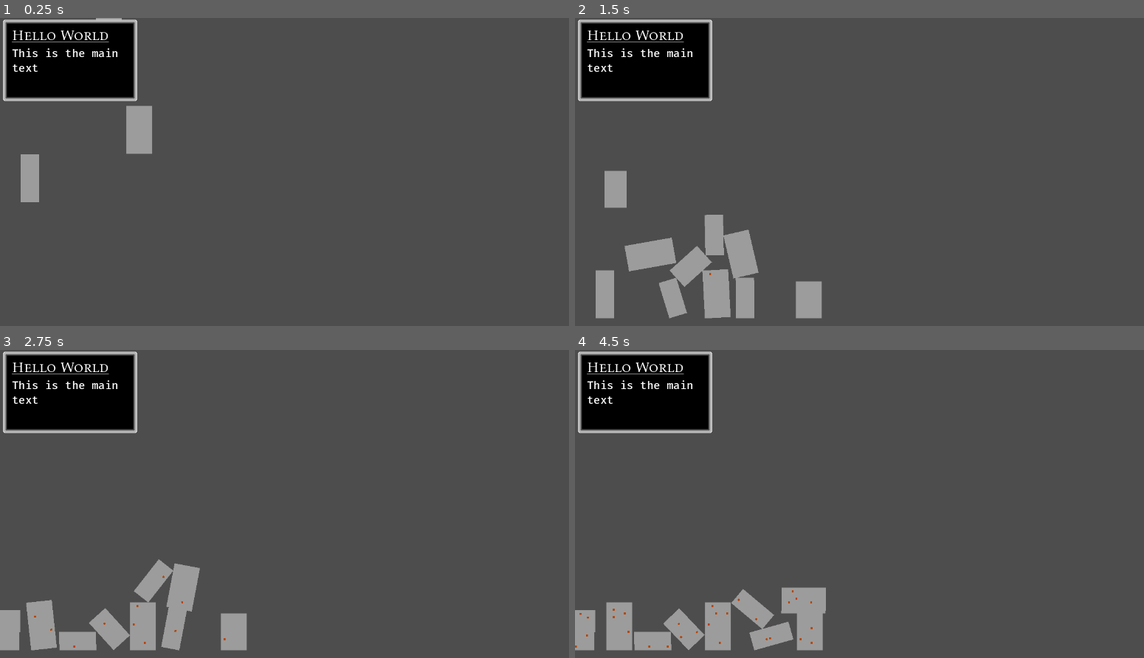
Above: before the commit, frames 1-4 (two rows, left to right).
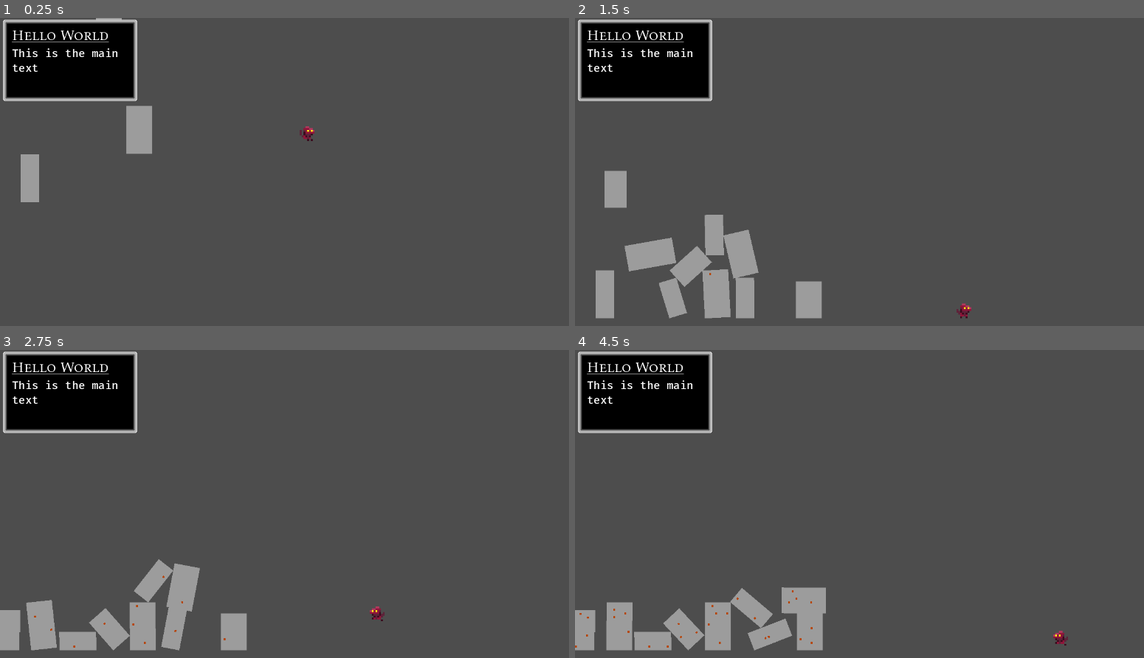
Above: after the commit, the same moments.

Repository: bjornarprytz/goodzilla
Game: Godot game, scene res://main.tscn
Two runs of this game, one before a commit and one after it. Both use one fixed random seed, a clock stepped at 60 frames per second and the inputs below.
Inputs (mouse positions are in pixels of both pictures, inside the frame that each line leads up to):
- Up to frame 1 (0.25 s): no input
- Up to frame 2 (1.5 s): move the mouse to (1001, 165) at 0.52 s; hold Up (ui_up) 0.53-1.28 s; hold Right (ui_right) from 0.53 s (still down); click (1001, 165) at 0.67 s; move the mouse to (751, 199) at 1.27 s; tap Up (ui_up) at 1.35 s; click (751, 199) at 1.42 s
- Up to frame 3 (2.75 s): tap Up (ui_up) at 1.52, 1.82 s; move the mouse to (352, 442) at 2.02 s; release Right (ui_right) at 2.03 s; hold Left (ui_left) from 2.03 s (still down); hold Up (ui_up) from 2.03 s (still down); click (352, 442) at 2.17 s
- Up to frame 4 (4.5 s): move the mouse to (842, 581) at 2.77 s; release Left (ui_left) at 2.78 s; release Up (ui_up) at 2.78 s; hold Right (ui_right) 2.78-4.28 s; tap Up (ui_up) at 2.85, 3.02, 3.32, 4.35 s; click (842, 581) at 2.92 s; move the mouse to (1047, 565) at 3.52 s; hold Up (ui_up) 3.53-4.28 s; click (1047, 565) at 3.67 s; move the mouse to (694, 467) at 4.27 s; hold Left (ui_left) from 4.28 s (still down); click (694, 467) at 4.42 s

The runs differ from the first frame. In frame 1, less than 0.1% of the frame differs, in the area x 52-56%, y 35-40%; in frame 2, less than 0.1%; in frame 3, 0.1%; in frame 4, 0.3%, in the area x 5-87%, y 77-98%.

Commit message:
Character movement

Diff:
--- a/src/game.tscn
+++ b/src/game.tscn
@@ -1,6 +1,7 @@
-[gd_scene load_steps=3 format=3 uid="uid://vuse4byfrc4k"]
+[gd_scene load_steps=4 format=3 uid="uid://vuse4byfrc4k"]
 
 [ext_resource type="Script" path="res://game.gd" id="1_ikkha"]
+[ext_resource type="PackedScene" uid="uid://blewnknkud5e2" path="res://player/goodzilla.tscn" id="2_h2c03"]
 
 [sub_resource type="WorldBoundaryShape2D" id="WorldBoundaryShape2D_fc8qd"]
 distance = -652.0
@@ -12,3 +13,6 @@
 
 [node name="Bounds" type="CollisionShape2D" parent="Floor"]
 shape = SubResource("WorldBoundaryShape2D_fc8qd")
+
+[node name="Goodzilla" parent="." instance=ExtResource("2_h2c03")]
+position = Vector2(666, 222)
--- /dev/null
+++ b/src/player/goodzilla.gd
@@ -0,0 +1,96 @@
+extends CharacterBody2D
+
+@onready var animation: AnimatedSprite2D = $Animation
+
+# Speed settings
+var speed: float = 200.0
+var jump_speed: float = -400.0
+var wall_climb_speed: float = 100.0
+
+# Movement variables
+var is_climbing: bool = false
+var is_charging_jump: bool = false
+var wall_normal: Vector2 = Vector2.ZERO
+
+# Angle threshold for determining wall (in radians)
+var wall_angle_threshold: float = 0.75
+
+func _physics_process(delta: float) -> void:
+	handle_input()
+	apply_gravity(delta)
+	move_character(delta)
+	update_sprite_direction_and_rotation()
+
+func handle_input() -> void:
+	# Horizontal movement
+	if Input.is_action_pressed("ui_right"):
+		velocity.x = speed
+	elif Input.is_action_pressed("ui_left"):
+		velocity.x = -speed
+	elif is_on_floor():
+		velocity.x = 0
+
+	# Wall climbing
+	if is_climbing:
+		velocity.y = 0
+		if Input.is_action_pressed("ui_up"):
+			velocity.y = -wall_climb_speed
+		elif Input.is_action_pressed("ui_down"):
+			velocity.y = wall_climb_speed
+
+	# Jumping
+	if Input.is_mouse_button_pressed(MOUSE_BUTTON_LEFT) and (is_on_floor() or is_climbing):
+		is_charging_jump = true
+		velocity = Vector2.ZERO
+	elif is_charging_jump:
+		var direction = global_position - get_global_mouse_position()
+		velocity = direction.normalized() * jump_speed
+		is_charging_jump = false
+
+	if velocity == Vector2.ZERO:
+		animation.animation = "idle"
+	elif velocity.y != 0 and !is_climbing:
+		animation.animation = "jump"
+	else:
+		animation.animation = "run"
+	animation.play()
+
+
+func apply_gravity(delta: float) -> void:
+	if not is_climbing:
+		velocity += get_gravity() * delta
+
+func move_character(delta: float) -> void:
+	# Move the character and check for collisions
+	if move_and_slide():
+		var nCollisions = get_slide_collision_count()
+		for i in range(nCollisions):
+			var collision_info = get_slide_collision(i)
+			# Check for wall collisions using angle
+			if collision_info:
+				var collision_angle = collision_info.get_angle(Vector2.UP)
+				if abs(collision_angle) > wall_angle_threshold:
+					is_climbing = true
+					wall_normal = collision_info.get_normal()
+					break
+				else:
+					is_climbing = false
+			else:
+				is_climbing = false
+	else:
+		is_climbing = false
+
+func update_sprite_direction_and_rotation() -> void:
+	# Flip the sprite based on the horizontal movement direction
+	if velocity.x > 0:
+		animation.flip_h = false # Facing right
+	elif velocity.x < 0:
+		animation.flip_h = true # Facing left
+
+	# Rotate the sprite if climbing
+	if is_climbing:
+		# Calculate the rotation in degrees based on the wall's normal
+		animation.rotation_degrees = -(wall_normal.angle_to(Vector2.UP) * 180 / PI)
+	else:
+		# Reset the rotation when not climbing
+		animation.rotation_degrees = 0
--- /dev/null
+++ b/src/player/goodzilla.tscn
@@ -0,0 +1,146 @@
+[gd_scene load_steps=22 format=3 uid="uid://blewnknkud5e2"]
+
+[ext_resource type="Script" path="res://player/goodzilla.gd" id="1_lk0w1"]
+[ext_resource type="Texture2D" uid="uid://cvi5anpwyh2ub" path="res://assets/Proto-Idle.png" id="2_824dx"]
+[ext_resource type="Texture2D" uid="uid://4iymb0wdox7i" path="res://assets/Proto-jump.png" id="3_3hdhv"]
+[ext_resource type="Texture2D" uid="uid://b0rtea0w0sn7u" path="res://assets/Proto-run.png" id="4_yskql"]
+
+[sub_resource type="RectangleShape2D" id="RectangleShape2D_3aet3"]
+size = Vector2(16, 28)
+
+[sub_resource type="AtlasTexture" id="AtlasTexture_l4on6"]
+atlas = ExtResource("2_824dx")
+region = Rect2(0, 0, 8, 8)
+
+[sub_resource type="AtlasTexture" id="AtlasTexture_o3mqa"]
+atlas = ExtResource("2_824dx")
+region = Rect2(8, 0, 8, 8)
+
+[sub_resource type="AtlasTexture" id="AtlasTexture_x3cb5"]
+atlas = ExtResource("2_824dx")
+region = Rect2(16, 0, 8, 8)
+
+[sub_resource type="AtlasTexture" id="AtlasTexture_83lwv"]
+atlas = ExtResource("2_824dx")
+region = Rect2(24, 0, 8, 8)
+
+[sub_resource type="AtlasTexture" id="AtlasTexture_hpqjk"]
+atlas = ExtResource("3_3hdhv")
+region = Rect2(0, 0, 8, 8)
+
+[sub_resource type="AtlasTexture" id="AtlasTexture_0ccw4"]
+atlas = ExtResource("3_3hdhv")
+region = Rect2(8, 0, 8, 8)
+
+[sub_resource type="AtlasTexture" id="AtlasTexture_tis1k"]
+atlas = ExtResource("3_3hdhv")
+region = Rect2(16, 0, 8, 8)
+
+[sub_resource type="AtlasTexture" id="AtlasTexture_vcckl"]
+atlas = ExtResource("4_yskql")
+region = Rect2(0, 0, 8, 8)
+
+[sub_resource type="AtlasTexture" id="AtlasTexture_cdcry"]
+atlas = ExtResource("4_yskql")
+region = Rect2(8, 0, 8, 8)
+
+[sub_resource type="AtlasTexture" id="AtlasTexture_5pbuq"]
+atlas = ExtResource("4_yskql")
+region = Rect2(16, 0, 8, 8)
+
+[sub_resource type="AtlasTexture" id="AtlasTexture_amjm3"]
+atlas = ExtResource("4_yskql")
+region = Rect2(24, 0, 8, 8)
+
+[sub_resource type="AtlasTexture" id="AtlasTexture_csquu"]
+atlas = ExtResource("4_yskql")
+region = Rect2(32, 0, 8, 8)
+
+[sub_resource type="AtlasTexture" id="AtlasTexture_1nyca"]
+atlas = ExtResource("4_yskql")
+region = Rect2(40, 0, 8, 8)
+
+[sub_resource type="AtlasTexture" id="AtlasTexture_pgbky"]
+atlas = ExtResource("4_yskql")
+region = Rect2(48, 0, 8, 8)
+
+[sub_resource type="AtlasTexture" id="AtlasTexture_e5sfd"]
+atlas = ExtResource("4_yskql")
+region = Rect2(56, 0, 8, 8)
+
+[sub_resource type="SpriteFrames" id="SpriteFrames_wycfp"]
+animations = [{
+"frames": [{
+"duration": 1.0,
+"texture": SubResource("AtlasTexture_l4on6")
+}, {
+"duration": 1.0,
+"texture": SubResource("AtlasTexture_o3mqa")
+}, {
+"duration": 1.0,
+"texture": SubResource("AtlasTexture_x3cb5")
+}, {
+"duration": 1.0,
+"texture": SubResource("AtlasTexture_83lwv")
+}],
+"loop": true,
+"name": &"idle",
+"speed": 1.0
+}, {
+"frames": [{
+"duration": 1.0,
+"texture": SubResource("AtlasTexture_hpqjk")
+}, {
+"duration": 1.0,
+"texture": SubResource("AtlasTexture_0ccw4")
+}, {
+"duration": 1.0,
+"texture": SubResource("AtlasTexture_tis1k")
+}],
+"loop": false,
+"name": &"jump",
+"speed": 2.0
+}, {
+"frames": [{
+"duration": 1.0,
+"texture": SubResource("AtlasTexture_vcckl")
+}, {
+"duration": 1.0,
+"texture": SubResource("AtlasTexture_cdcry")
+}, {
+"duration": 1.0,
+"texture": SubResource("AtlasTexture_5pbuq")
+}, {
+"duration": 1.0,
+"texture": SubResource("AtlasTexture_amjm3")
+}, {
+"duration": 1.0,
+"texture": SubResource("AtlasTexture_csquu")
+}, {
+"duration": 1.0,
+"texture": SubResource("AtlasTexture_1nyca")
+}, {
+"duration": 1.0,
+"texture": SubResource("AtlasTexture_pgbky")
+}, {
+"duration": 1.0,
+"texture": SubResource("AtlasTexture_e5sfd")
+}],
+"loop": true,
+"name": &"run",
+"speed": 4.0
+}]
+
+[node name="Goodzilla" type="CharacterBody2D"]
+script = ExtResource("1_lk0w1")
+
+[node name="Shape" type="CollisionShape2D" parent="."]
+position = Vector2(0, 2)
+shape = SubResource("RectangleShape2D_3aet3")
+
+[node name="Animation" type="AnimatedSprite2D" parent="."]
+texture_filter = 1
+scale = Vector2(4, 4)
+sprite_frames = SubResource("SpriteFrames_wycfp")
+animation = &"idle"
+autoplay = "idle"
--- a/src/project.godot
+++ b/src/project.godot
@@ -45,3 +45,4 @@
 
 renderer/rendering_method="gl_compatibility"
 renderer/rendering_method.mobile="gl_compatibility"
+textures/default_filters/use_nearest_mipmap_filter=true
Binary file added: src/assets/Proto-Idle.png
Not shown, added: src/assets/Proto-Idle.png.import
Binary file added: src/assets/Proto-jump.png
Not shown, added: src/assets/Proto-jump.png.import
Binary file added: src/assets/Proto-run.png
Not shown, added: src/assets/Proto-run.png.import
Not shown, changed: readme.md
